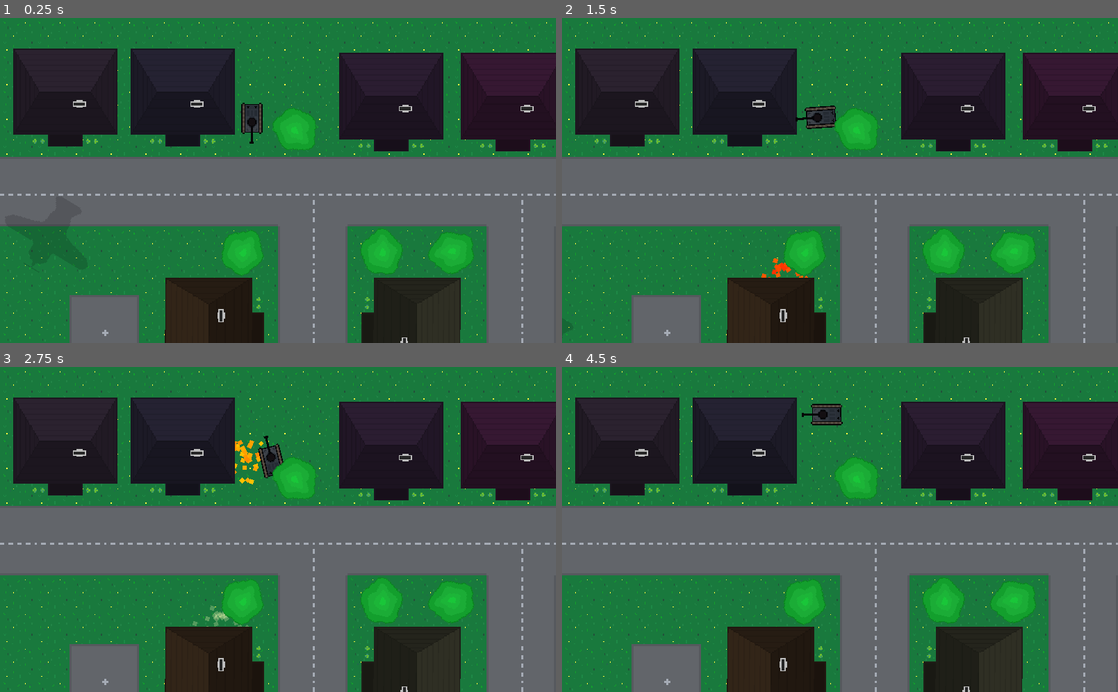
Above: before the commit, frames 1-4 (two rows, left to right).
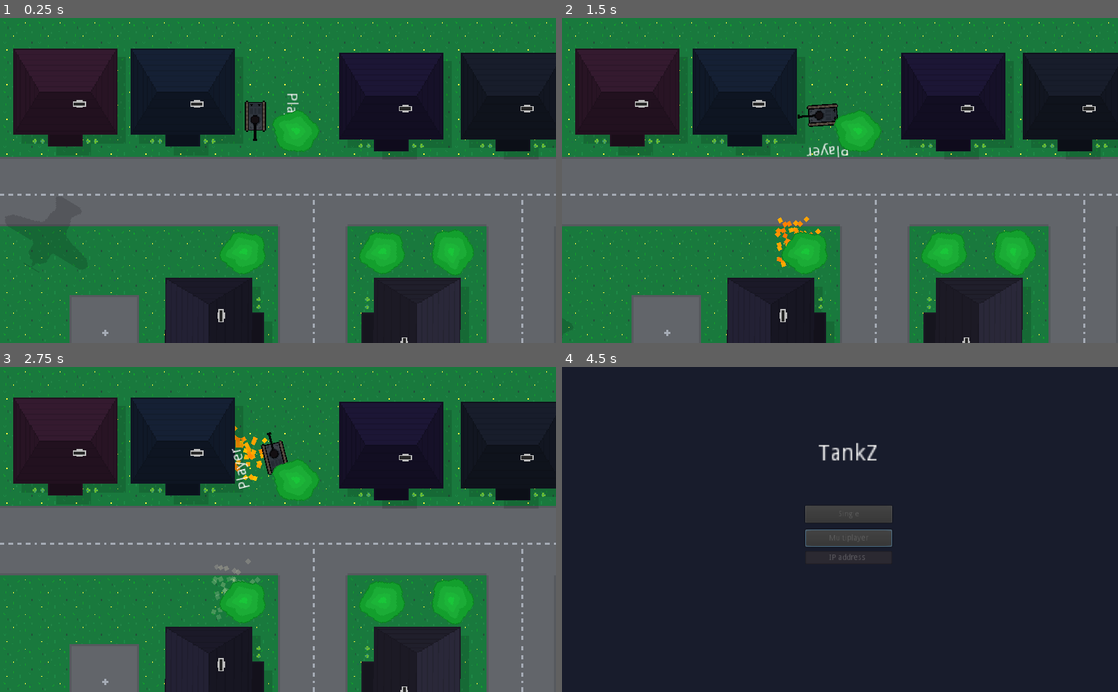
Above: after the commit, the same moments.

Repository: chrom007/godot-tankz
Game: Godot game, scene res://Scenes/World.tscn
The game is run twice, just before and just after one commit, with the same random seed, the same clock (stepped at 60 frames per second) and the same inputs. This scene is started directly instead of the project's main scene.
Inputs (mouse positions are in pixels of both pictures, inside the frame that each line leads up to):
- Up to frame 1 (0.25 s): no input
- Up to frame 2 (1.5 s): hold D (body_right) 0.53-1.28 s; tap Space (shoot) at 0.6, 1.35 s; hold S (body_back) from 1.28 s (still down)
- Up to frame 3 (2.75 s): release S (body_back) at 2.03 s; hold D (body_right) from 2.03 s (still down); tap Space (shoot) at 2.1 s
- Up to frame 4 (4.5 s): release D (body_right) at 2.78 s; hold W (body_forward) 2.78-3.53 s; tap Space (shoot) at 2.85, 3.6 s; hold A (body_left) 3.53-4.25 s; tap Escape at 4.15 s; click (851, 539) at 4.25 s, where only the run after the commit has a clickable "Multiplayer"

The runs differ from the first frame. In frame 1, 3.9% of the frame differs, in the area x 13-100%, y 11-100%; in frame 2, 4.2%; in frame 3, 4.5%; in frame 4, 78%, in the area x 0-100%, y 0-100%.

Commit message:
Add network controlls + shadows + nick

Diff:
--- a/Network.gd
+++ b/Network.gd
@@ -1,9 +1,11 @@
 extends Node
 
+signal player_joined;
+
 var players = {};
-var connected = false;
+var online = false;
 var is_server = false;
-var peer = null;
+var peer : NetworkedMultiplayerENet = null;
 
 func server_start():
 	peer = NetworkedMultiplayerENet.new();
@@ -12,10 +14,13 @@
 	if (error != OK):
 		print("Server start error");
 		peer = null;
+		return false;
 
+	is_server = true;
+	online = true;
 	get_tree().set_network_peer(peer);
 	get_tree().connect("network_peer_connected", self, "_server_connected");
-	get_tree().connect("network_peer_disconnected", self, "_server_disconnected")
+	get_tree().connect("network_peer_disconnected", self, "_server_disconnected");
 	print("Server started");
 
 func _server_connected(id):
@@ -23,19 +28,32 @@
 
 func _server_disconnected(id):
 	print("Player disconnected ", id);
+	if (players.has(id)):
+		players.erase(id);
+
+remote func join_game(name):
+	var id = get_tree().get_rpc_sender_id();
+	players[id] = name;
+	rpc("player_joined", id, name);
+	rpc_id(id, "player_list", players);
+	emit_signal("player_joined", id, name);
+	print("Joining ", name);
 
 
 
 
-
-func client_start():
+func client_start(ip):
+	if (ip == ""): ip = "127.0.0.1";
 	peer = NetworkedMultiplayerENet.new();
-	var error = peer.create_client("192.168.1.10", 6464);
+	var error = peer.create_client(ip, 6464);
 
 	if (error != OK):
 		print("Client start error");
 		peer = null;
+		return false;
 
+	is_server = false;
+	online = true;
 	get_tree().set_network_peer(peer);
 	get_tree().connect("connected_to_server", self, "_client_connected");
 	get_tree().connect("connection_failed", self, "_client_failed");
@@ -44,11 +62,28 @@
 
 func _client_connected():
 	print("Success connected");
+	var name = "Player_" + str(round(rand_range(10000, 99999)));
+	rpc("join_game", name);
 
 func _client_failed():
 	print("Failed connected");
 	peer = null;
+	online = false;
 
 func _client_disconnected():
 	print("Disconnected from server");
 	peer = null;
+
+puppet func player_joined(id, name):
+	if (id != get_tree().get_network_unique_id()):
+		players[id] = name;
+		emit_signal("player_joined", id, name);
+		print("Joining ", name);
+
+func leave():
+	get_tree()
+
+puppet func player_list(_players):
+	players = _players;
+	print("Players list: ", players);
+	get_tree().change_scene("res://Scenes/World.tscn");
--- a/Objects/Home.tscn
+++ b/Objects/Home.tscn
@@ -8,6 +8,10 @@
 "static",
 ]]
 z_index = 3
+
+[node name="Shadow" type="Sprite" parent="."]
+modulate = Color( 0, 0, 0, 0.137255 )
+texture = ExtResource( 1 )
 
 [node name="Sprite" type="Sprite" parent="." groups=[
 "home",
--- a/Objects/Tank.tscn
+++ b/Objects/Tank.tscn
@@ -94,7 +94,7 @@
 [node name="Collision" type="CollisionShape2D" parent="."]
 shape = SubResource( 9 )
 
-[node name="Camera2D" type="Camera2D" parent="."]
+[node name="Camera" type="Camera2D" parent="."]
 current = true
 zoom = Vector2( 0.5, 0.5 )
 limit_left = 0
@@ -103,4 +103,15 @@
 
 [node name="ShootTimer" type="Timer" parent="."]
 one_shot = true
+
+[node name="Nick" type="Label" parent="."]
+margin_left = -42.7179
+margin_top = -40.0
+margin_right = 42.0
+margin_bottom = -25.0
+align = 1
+valign = 1
+__meta__ = {
+"_edit_use_anchors_": false
+}
 [connection signal="timeout" from="ShootTimer" to="." method="_on_ShootTimer_timeout"]
--- a/Scenes/Menu.tscn
+++ b/Scenes/Menu.tscn
@@ -18,7 +18,7 @@
 "_edit_use_anchors_": false
 }
 
-[node name="Label" type="Label" parent="."]
+[node name="Gamename" type="Label" parent="."]
 margin_left = 472.0
 margin_top = 140.0
 margin_right = 509.0
@@ -35,6 +35,9 @@
 margin_right = 608.0
 margin_bottom = 288.0
 text = "Single"
+__meta__ = {
+"_edit_use_anchors_": false
+}
 
 [node name="Multiplayer" type="Button" parent="."]
 margin_left = 448.0
@@ -50,5 +53,14 @@
 margin_bottom = 358.0
 align = 1
 valign = 1
+
+[node name="IP" type="LineEdit" parent="."]
+margin_left = 448.0
+margin_top = 340.0
+margin_right = 608.0
+margin_bottom = 364.0
+align = 1
+placeholder_text = "IP address:"
+placeholder_alpha = 0.3
 [connection signal="pressed" from="Single" to="." method="_on_Single_pressed"]
 [connection signal="pressed" from="Multiplayer" to="." method="_on_Multiplayer_pressed"]
--- a/Scenes/World.tscn
+++ b/Scenes/World.tscn
@@ -1,6 +1,5 @@
-[gd_scene load_steps=9 format=2]
+[gd_scene load_steps=8 format=2]
 
-[ext_resource path="res://Objects/Tank.tscn" type="PackedScene" id=1]
 [ext_resource path="res://Sprites/Grass1.png" type="Texture" id=2]
 [ext_resource path="res://Objects/Aircraft.tscn" type="PackedScene" id=3]
 [ext_resource path="res://Tiles/SummerBig.tres" type="TileSet" id=4]
@@ -125,9 +124,5 @@
 position = Vector2( 104, 484 )
 scale = Vector2( 2, 2 )
 
-[node name="Tank" parent="." instance=ExtResource( 1 )]
-position = Vector2( 232, 92 )
-rotation = 1.5708
-
 [node name="Aircraft" parent="." instance=ExtResource( 3 )]
 position = Vector2( 59, 179 )
--- a/Scripts/Global.gd
+++ b/Scripts/Global.gd
@@ -1,9 +1,10 @@
 extends Node
 
 func _ready():
+	randomize();
 	var args = OS.get_cmdline_args();
 	var is_server = true if (args.size() > 0 && args[0].match("--server")) else false;
 
 	if (is_server):
-		print("SERVER detected");
+		print("SERVER DETECTED");
 		get_tree().change_scene("res://Server/Lobby.tscn");
--- a/Scripts/Menu.gd
+++ b/Scripts/Menu.gd
@@ -13,4 +13,9 @@
 	$Single.disabled = true;
 	$Multiplayer.disabled = true;
 	$Status.text = "Finding server...";
-	Network.client_start();
+	var ip = $IP.text;
+	Network.client_start(ip);
+
+#	var qwe = preload("res://Scenes/World.tscn").instance();
+#	get_tree().get_root().add_child(qwe);
+#	get_tree().change_scene("res://Scenes/World.tscn");
--- a/Scripts/Tank.gd
+++ b/Scripts/Tank.gd
@@ -9,33 +9,61 @@
 var shoot_ready = true;
 var velocity := Vector2.ZERO;
 var BOOST = 1;
+var username = "USER";
 
 var background : TextureRect = null;
 var tilemap : TileMap = null;
 
+puppet var t_pos = Vector2(235, 90);
+puppet var t_rot = 90;
+puppet var h_rot = 0;
+
 func _ready():
 	tilemap = get_parent().get_node("Env/Roads");
 	background = get_parent().get_node("Background");
+	$Nick.text = username;
 
 func _physics_process(delta):
-	moving(delta);
-	shooting();
-	boosting();
-	wrapping();
+	if is_network_master():
+		moving(delta);
+		shooting();
+		boosting();
+		wrapping();
+
+		# puppet_position = position;
+		if (velocity != Vector2.ZERO):
+			t_pos = position;
+			rset_unreliable("t_pos", t_pos);
+		if (t_rot != rotation_degrees):
+			t_rot = rotation_degrees;
+			rset_unreliable("t_rot", t_rot);
+		if (h_rot != $Head.rotation_degrees):
+			h_rot = $Head.rotation_degrees;
+			rset_unreliable("h_rot", h_rot);
+	else:
+		position = t_pos;
+		rotation_degrees = t_rot;
+		$Head.rotation_degrees = h_rot;
 
 
 func shooting():
-	if (Input.is_action_just_pressed("shoot") && shoot_ready):
-		var Bullet = preload("res://Objects/Bullet.tscn");
-		var bullet = Bullet.instance();
-		var position = $Head/Muzzle.global_position;
-		var direction = $Head.global_rotation;
-		get_tree().get_root().add_child(bullet);
-		bullet.create(position, direction);
+	if (Input.is_action_just_pressed("shoot") && shoot_ready && is_network_master()):
+		if (Network.online):
+			rpc("shoot");
+		else:
+			shoot();
 
-		shoot_ready = false;
-		$ShootTimer.start(SHOT_DELAY);
-		$HeadAnim.play("shoot", -1, 7);
+puppetsync func shoot():
+	var Bullet = preload("res://Objects/Bullet.tscn");
+	var bullet = Bullet.instance();
+	var position = $Head/Muzzle.global_position;
+	var direction = $Head.global_rotation;
+	get_tree().get_root().add_child(bullet);
+	bullet.create(position, direction);
+
+	shoot_ready = false;
+	$ShootTimer.start(SHOT_DELAY);
+	$HeadAnim.play("shoot", -1, 7);
 
 
 func moving(delta):
@@ -50,10 +78,12 @@
 	if (Input.is_action_pressed("body_left")):
 		var md = 1 if velocity.x >= 0 else -1;
 		rotate(-ROT_SPEED * delta * md);
+#		$Head.rotate(ROT_SPEED * delta * md);
 
 	if (Input.is_action_pressed("body_right")):
 		var md = 1 if velocity.x >= 0 else -1;
 		rotate(ROT_SPEED * delta * md);
+#		$Head.rotate(-ROT_SPEED * delta * md);
 
 	if (Input.is_action_pressed("head_left")):
 		$Head.rotate(-HEAD_SPEED * delta);
--- a/Scripts/World.gd
+++ b/Scripts/World.gd
@@ -1,8 +1,44 @@
 extends Node2D
+
+var Tank = preload("res://Objects/Tank.tscn");
 
 func _ready():
 	print("World");
-	randomize();
+	scene_setup();
+
+	set_network_master(1, true);
+
+	if (!Network.online):
+		spawn_new_player(0, "Player");
+
+
+	Network.connect("player_joined", self, "spawn_new_player");
+	spawn_players();
+
+func _input(event):
+	if Input.is_key_pressed(KEY_ESCAPE):
+		get_tree().change_scene("res://Scenes/Menu.tscn");
+		Network.leave();
+
+func spawn_players():
+	for pid in Network.players:
+		spawn_new_player(pid, Network.players[pid]);
+
+func spawn_new_player(id, name):
+	var tank = Tank.instance();
+	tank.set_network_master(id);
+	tank.name = str(id);
+	tank.username = name;
+	get_node("/root/World").add_child(tank);
+	if (id == get_tree().get_network_unique_id() && !Network.is_server):
+		tank.position = tank.t_pos;
+		tank.rotation_degrees = tank.t_rot;
+		camera_setup(id);
+	else:
+		tank.get_node("Camera").queue_free();
+		tank.position = Vector2(-100, -100);
+
+func scene_setup():
 	var childs = $Env.get_children();
 	for child in childs:
 		### Randomize TREEs
@@ -19,9 +55,14 @@
 			color.r8 = rand_r;
 			color.g8 = rand_g;
 			color.b8 = rand_b;
-			child.find_node("Sprite").modulate = color;
+			var shadow : Sprite = child.get_node("Shadow");
+			shadow.global_position += Vector2(8, 8);
+			child.get_node("Sprite").modulate = color;
 
-	### Camera limits
+### Camera limits
+func camera_setup(id):
 	var room_size = $Background.rect_size;
-	$Tank/Camera2D.limit_right = room_size.x;
-	$Tank/Camera2D.limit_bottom = room_size.y;
+	var tank = get_node(str(id));
+	var camera = tank.get_node("Camera");
+	camera.limit_right = room_size.x;
+	camera.limit_bottom = room_size.y;
--- a/Server/Lobby.gd
+++ b/Server/Lobby.gd
@@ -3,3 +3,4 @@
 func _ready():
 	print("Lobby");
 	Network.server_start();
+	get_tree().change_scene("res://Scenes/World.tscn");
